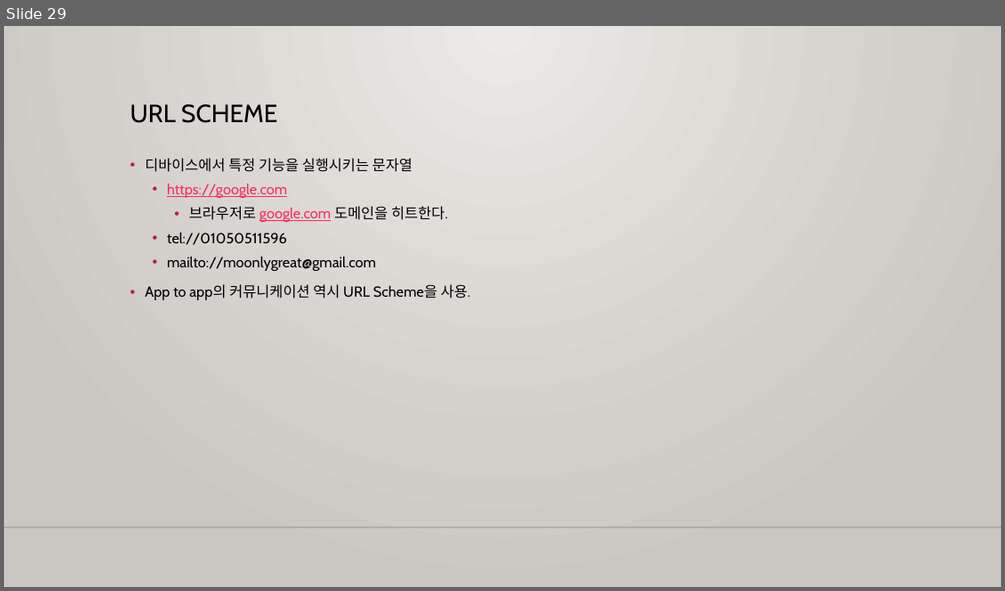
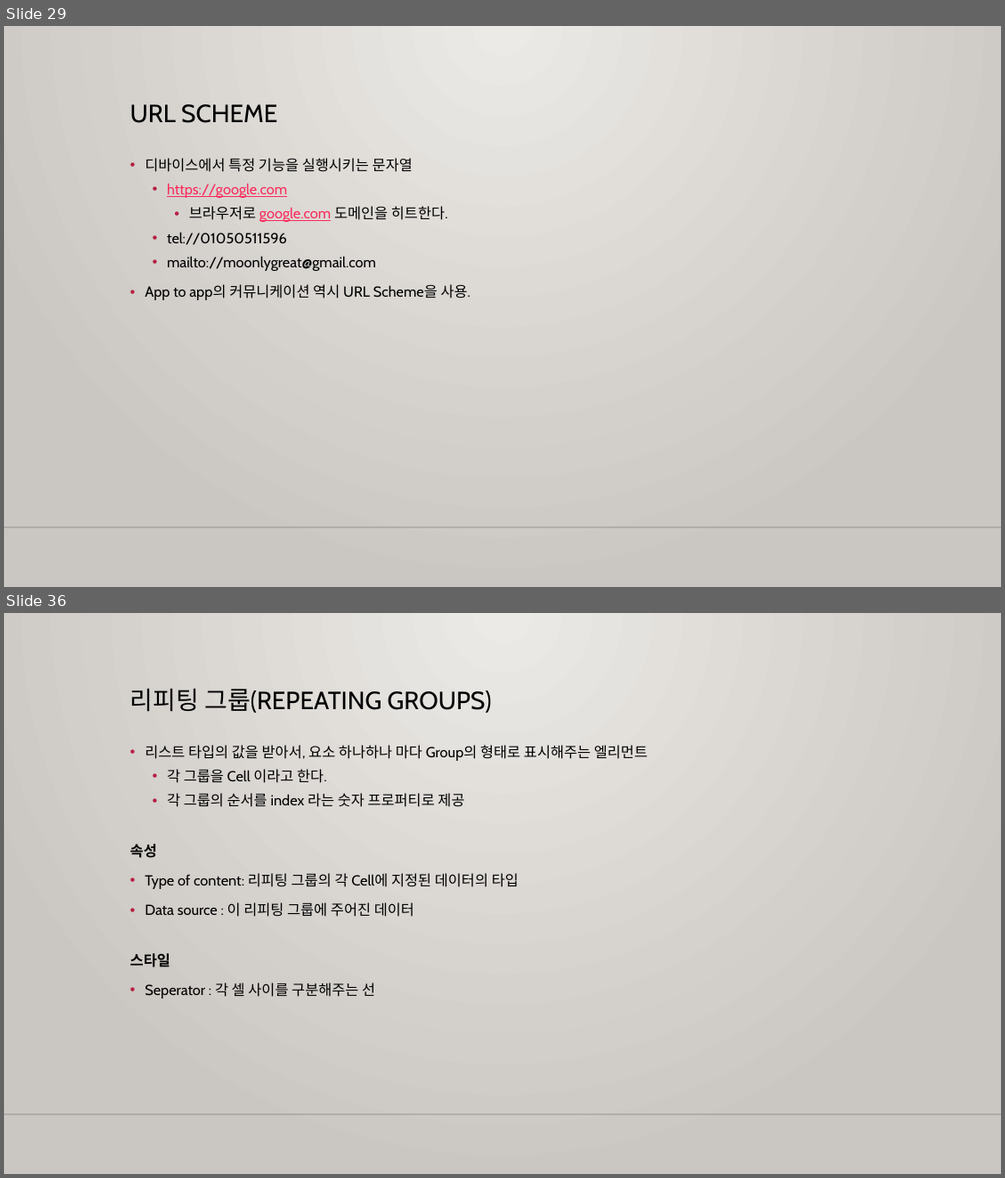
Before and after one commit to m00nlygreat/obsidian-vault, a slide deck: 노코드 엔지니어링/노코드 최강자 버블.pptx. Shown one above the other, each under a label of ours: slide 29 before the commit, slides 29 and 36 after it; the slides between them are not shown. The pictures are 1005x591 and 1005x1178 pixels, drawn with LibreOffice and Linux fonts; fonts in the diff are those of the drawing; background and template pictures are left out. Boxes give left, top, right and bottom in pixels: in the first picture for what was removed or moved away, otherwise in the second. Text is boxed around its words. In the diff, an @@ line names an element or a change of style, - is before the commit and + after.

```diff
--- a/노코드 엔지니어링/노코드 최강자 버블.pptx
+++ b/노코드 엔지니어링/노코드 최강자 버블.pptx
@@ slide 36 added at (x1=4, y1=613, x2=1001, y2=1174), background gradient #ECEAE7 to #CAC7C1; not listed: 1 template element that a slide beside it also shows @@
@@ title added at (x1=130, y1=689, x2=492, y2=713), 24 pt, text #000000 @@
+리피팅 그룹(REPEATING GROUPS)
@@ text added at (x1=130, y1=745, x2=647, y2=998), 14 pt, text #000000 @@
+• 리스트 타입의 값을 받아서, 요소 하나하나 마다 Group의 형태로 표시해주는 엘리먼트
+  • 각 그룹을 Cell 이라고 한다.
+  • 각 그룹의 순서를 index 라는 숫자 프로퍼티로 제공
+속성
+• Type of content: 리피팅 그룹의 각 Cell에 지정된 데이터의 타입
+• Data source : 이 리피팅 그룹에 주어진 데이터
+스타일
+• Seperator : 각 셀 사이를 구분해주는 선
```
Also in this commit, not shown: 14 other slides added, 1 other file.
